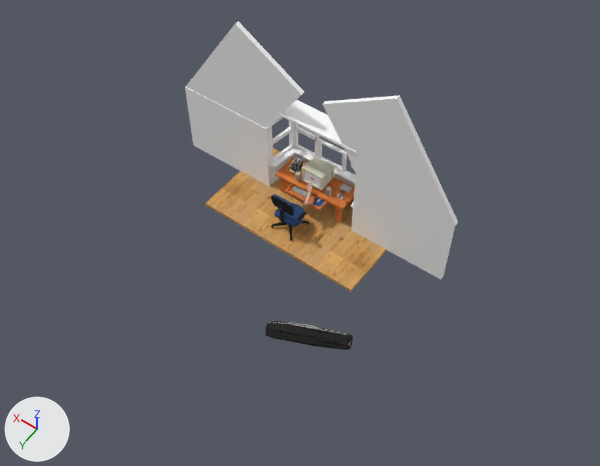
The glTF model public/models/scene.glb, before and after one commit.
Camera for both pictures: a 50 mm camera at (-5.47, 9.34, 12.42) aimed at (-0.24, 2.01, 0.9). The lights are fixed; the arrows at lower left show +X, +Y and +Z. Where no turn or scale is listed for an object, it has been applied to the vertices. Vertices at the same position are counted once.

Objects in the first picture: 'Cube', 'Cube.001', 'Cube.021', 'Cube.022', 'Cube.024', 'Desk Top', 'chair', 'crt', 'floor', 'hinge', 'phone'.
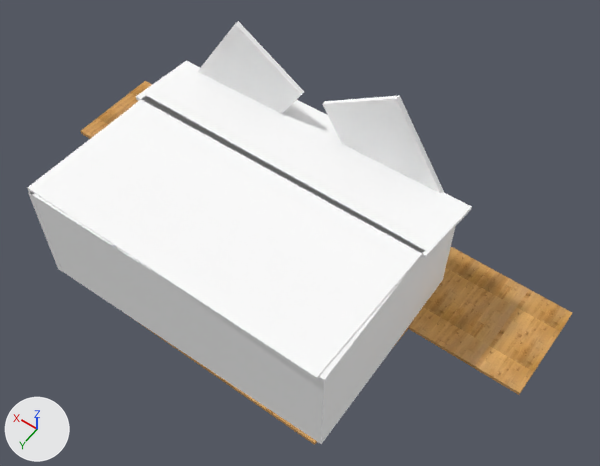
What differs and where, as boxes (x1, y1, x2, y2) in the pictures (600 x 466 px):
'floor.005', added: after (27, 60, 472, 380)
'Cube.041', added: after (33, 196, 318, 440)
'floor.001', added (orange): after (80, 81, 572, 445)
'floor', deleted (orange): before (206, 148, 387, 292)
'Cube.031', added: after (316, 227, 455, 444)
'Cube.022', deleted: before (186, 21, 304, 129)
'Cube', deleted: before (351, 174, 455, 279)
'Cube.035', added: after (198, 21, 304, 114)
'Cube.029', added: after (28, 190, 62, 271)
'Cube.034', added: after (30, 191, 113, 246)
'Cube.001', deleted: before (270, 323, 348, 347)
'Cube.033', added: after (113, 245, 165, 279)
part 1 of me_mesh_001, deleted (black): before (271, 194, 309, 241)
'Cube.021', unchanged, covered by the edit: before (185, 86, 271, 186)
'phone', unchanged, covered by the edit: before (265, 321, 353, 350)

The change, as a diff of the scene's bpy script:
```diff
--- a/public/models/scene.glb.py
+++ b/public/models/scene.glb.py
@@ me_mesh_001 @@
-me_mesh_001.from_pydata(...)  # 2454 vertices, 4454 faces; spans x -0.319..0.319, y -0.31..0.3, z 0.063..1.068
+me_mesh_001.from_pydata(...)  # 107 vertices, 210 faces; spans x 0.255..0.319, y -0.136..0.11, z 0.584..0.634
+# me_mesh_001 part 1: 14 loose pieces with 2347 vertices, spanning x -0.319..0.293, y -0.31..0.3, z 0.063..1.068, are deleted
 me_mesh_001.materials.append(mat_chair)
@@ me_cube_107 @@
+me_cube_107.from_pydata([(1.0, 0.05, 1.2), (1.0, 0.05, -1.0), (-1.0, 0.05, -1.0), (-1.0, 0.05, 1.2), (2.99, 0.05, 1.2), (2.99, 0.05, -1.0), (0.99, 0.05, -1.0), (0.99, 0.05, 1.2), (4.91, 0.05, 1.2), (4.91, 0.05, -1.0), (2.91, 0.05, -1.0), (2.91, 0.05, 1.2)], [], [(0, 1, 2), (0, 2, 3), (4, 5, 6), (4, 6, 7), (8, 9, 10), (8, 10, 11)])
+me_cube_107.materials.append(mat_scenery)  # white #ffffff
@@ me_cube_077 @@
+me_cube_077.from_pydata([(1.0, -0.05, 1.2), (1.0, -0.05, -1.0), (1.0, 0.05, -1.0), (1.0, 0.05, 1.2), (-1.0, -0.05, 1.2), (-1.0, -0.05, -1.0), (-1.0, 0.05, 1.2), (-1.0, 0.05, -1.0)], [], [(0, 1, 2), (0, 2, 3), (4, 5, 1), (4, 1, 0), (6, 7, 5), (6, 5, 4), (2, 1, 5), (2, 5, 7), (6, 4, 0), (6, 0, 3)])
+me_cube_077.materials.append(mat_scenery)  # white #ffffff
@@ me_cube_053 @@
+me_cube_053.from_pydata([(-0.05, -1.0, 1.2), (-0.05, -1.0, -1.0), (0.05, -1.0, -1.0), (0.05, -1.0, 1.2), (-0.05, 1.0, 1.2), (-0.05, 1.0, -1.0), (0.05, 1.0, 1.2), (0.05, 1.0, -1.0)], [], [(0, 1, 2), (0, 2, 3), (4, 5, 1), (4, 1, 0), (6, 7, 5), (6, 5, 4), (2, 1, 5), (2, 5, 7), (6, 4, 0), (6, 0, 3)])
+me_cube_053.materials.append(mat_scenery)  # white #ffffff
@@ ob_floor @@
-ob_floor = bpy.data.objects.new('floor', me_cube_012)
@@ ob_cube @@
-ob_cube = bpy.data.objects.new('Cube', me_cube_075)
@@ ob_cube_022 @@
-ob_cube_022 = bpy.data.objects.new('Cube.022', me_cube_048)
@@ ob_cube_001 @@
-ob_cube_001 = bpy.data.objects.new('Cube.001', me_cube_068)
@@ ob_cube_041 @@
+ob_cube_041 = bpy.data.objects.new('Cube.041', me_cube_107)
+ob_cube_041.location = (-1.39, 4.51, 0.66)
@@ ob_cube_035 @@
+ob_cube_035 = bpy.data.objects.new('Cube.035', me_cube_101)  # 34 vertices, 44 faces; spans x -1.8..1.0, y -0.05..0.04, z -1.0..2.8; in mat_scenery (white #ffffff)
+ob_cube_035.location = (2.53, 0.57, 0.66)
@@ ob_cube_034 @@
+ob_cube_034 = bpy.data.objects.new('Cube.034', me_cube_077)
+ob_cube_034.location = (2.52, 4.51, 0.66)
@@ ob_cube_033 @@
+ob_cube_033 = bpy.data.objects.new('Cube.033', me_cube_077.copy())
+ob_cube_033.location = (0.6, 4.51, 0.66)
@@ ob_cube_032 @@
+ob_cube_032 = bpy.data.objects.new('Cube.032', me_cube_077.copy())
+ob_cube_032.location = (-1.39, 4.51, 0.66)
@@ ob_cube_031 @@
+ob_cube_031 = bpy.data.objects.new('Cube.031', me_cube_066)  # 16 vertices, 20 faces; spans x -0.05..0.05, y -2.98..1.0, z -1.0..1.2; in mat_scenery (white #ffffff)
+ob_cube_031.location = (-2.43, 3.56, 0.66)
@@ ob_cube_029 @@
+ob_cube_029 = bpy.data.objects.new('Cube.029', me_cube_053)
+ob_cube_029.location = (3.48, 3.56, 0.66)
@@ ob_cube_026 @@
+ob_cube_026 = bpy.data.objects.new('Cube.026', me_cube_053.copy())
+ob_cube_026.location = (3.48, 1.59, 0.66)
@@ ob_floor_005 @@
+ob_floor_005 = bpy.data.objects.new('floor.005', me_cube_083)  # 16 vertices, 24 faces; spans x -3.15..3.15, y -0.68..3.44, z -0.04..0.04; in mat_scenery (white #ffffff)
+ob_floor_005.location = (0.48, 1.17, 1.85)
@@ ob_floor_001 @@
+ob_floor_001 = bpy.data.objects.new('floor.001', me_cube_078)  # 32 vertices, 48 faces; spans x -5.3..5.23, y -3.44..1.47, z -0.04..0.04; in mat_floor (picture img_wood)
+ob_floor_001.location = (0.55, 3.14, -0.37)
```
